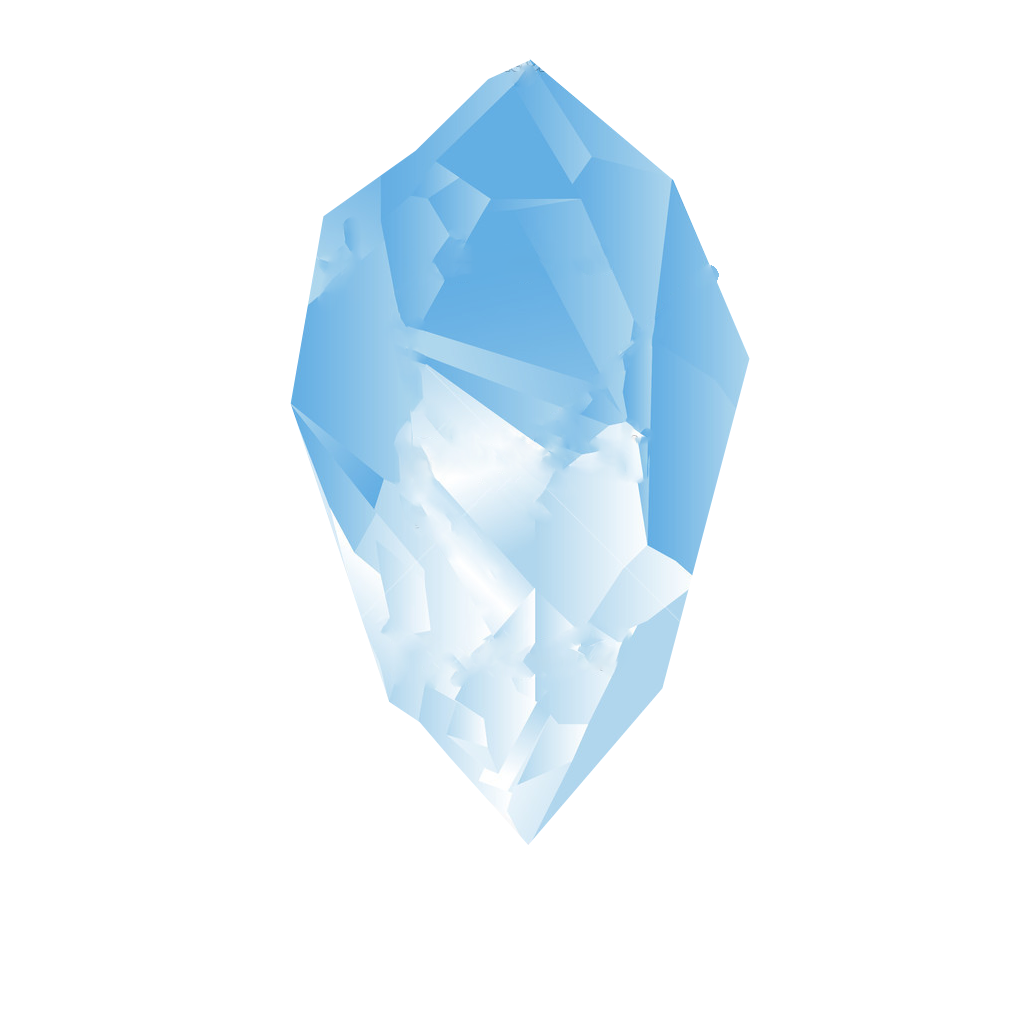
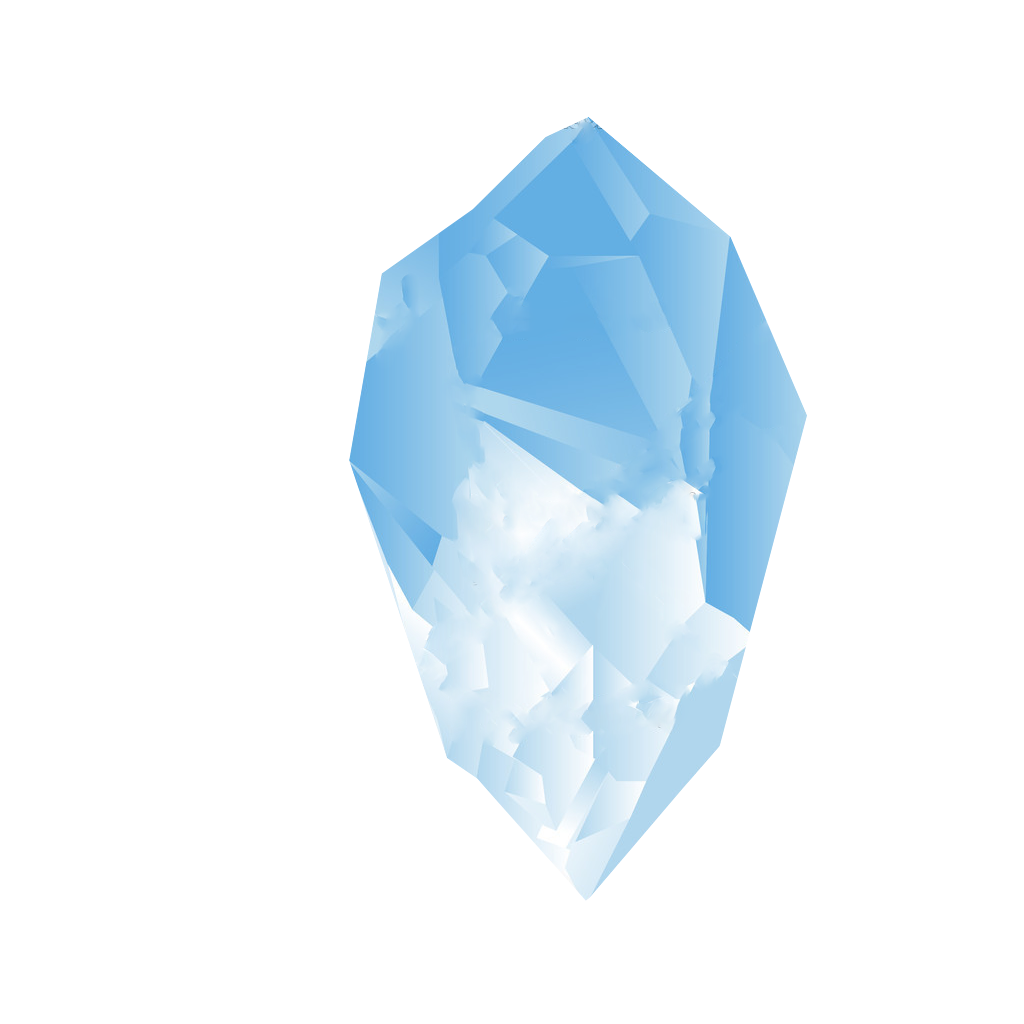
Layer changes from the first 1024 x 1024 image to the second:
removed layer "Layer 1" over [290, 58, 750, 845]
added layer "Layer 3" over [349, 116, 807, 901]
